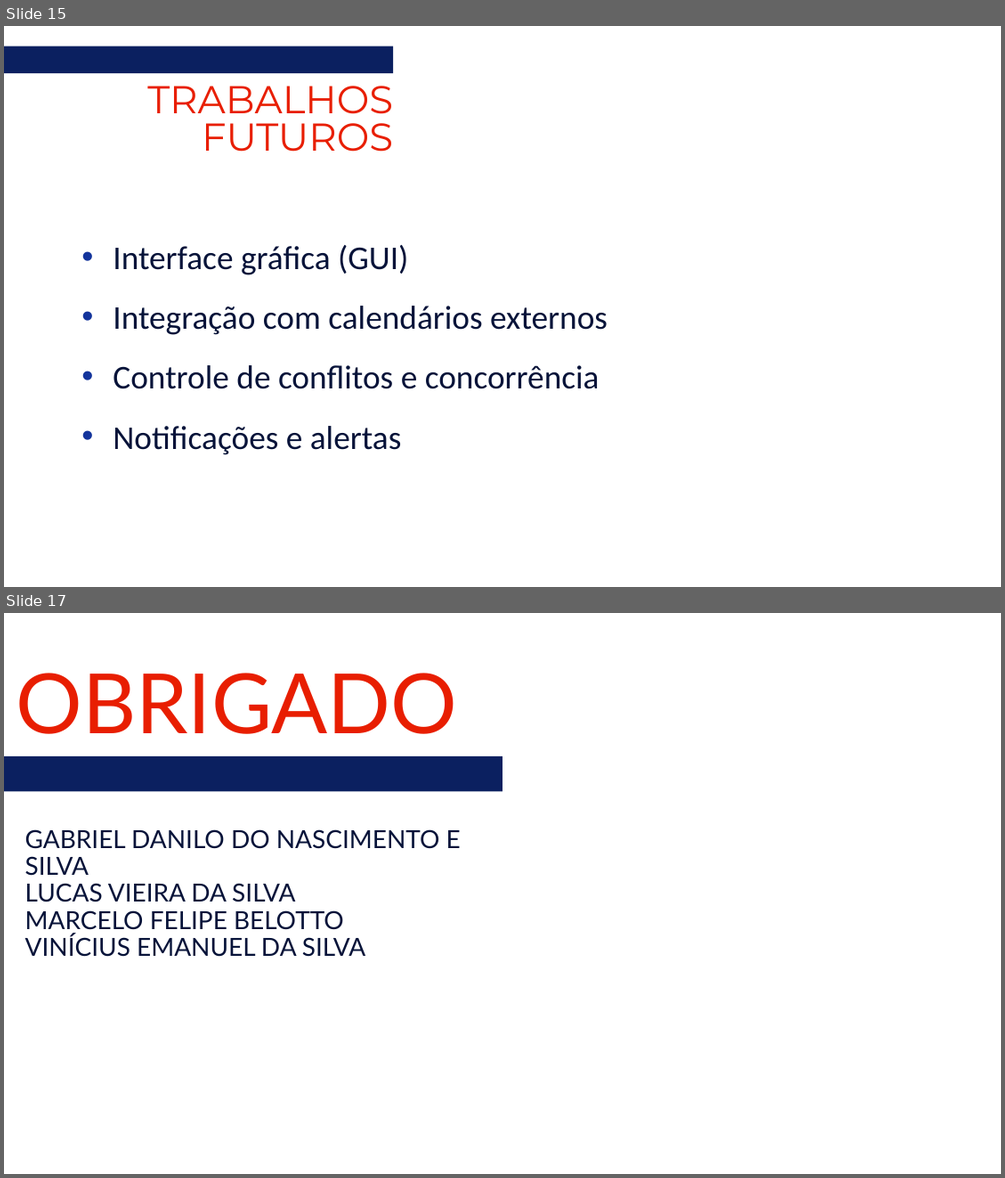
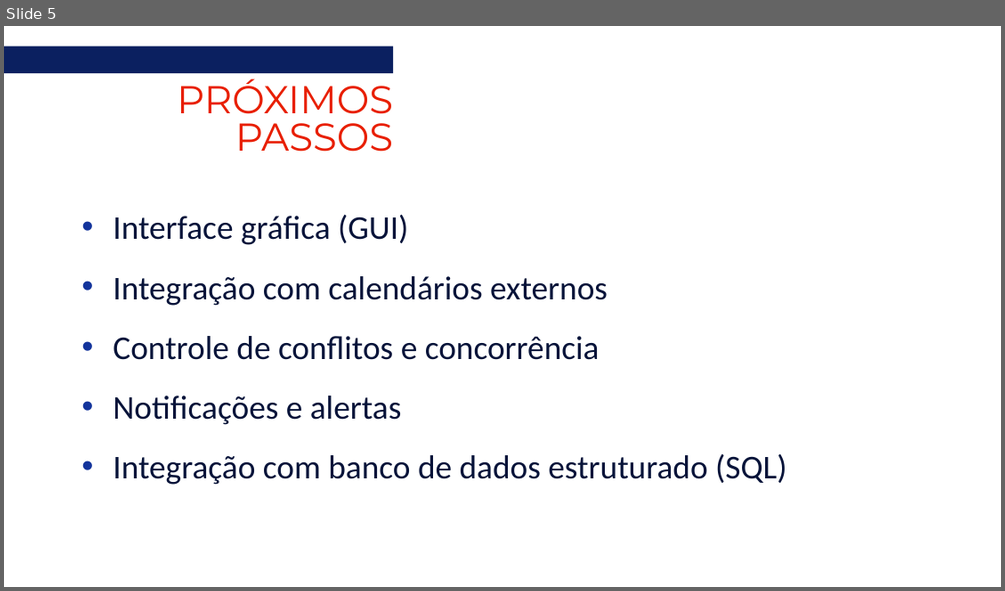
Before and after one commit to marcelo-belotto/projeto-ESI, a slide deck: docs/ReuniON.pptx. Shown one above the other, each under a label of ours: slides 15 and 17 before the commit, slide 5 after it; the slides between them are not shown. The pictures are 1005x1178 and 1005x591 pixels, drawn with LibreOffice and Linux fonts; fonts in the diff are those of the drawing. Boxes give left, top, right and bottom in pixels: in the first picture for what was removed or moved away, otherwise in the second. Text is boxed around its words. In the diff, an @@ line names an element or a change of style, - is before the commit and + after.

```diff
--- a/docs/ReuniON.pptx
+++ b/docs/ReuniON.pptx
@@ slide 17 removed at <box>4,613,1001,1174</box>, background #FFFFFF @@
@@ title removed at <box>16,673,457,734</box> @@
-OBRIGADO
@@ rectangle removed at <box>4,756,502,791</box> @@
@@ subtitle removed at <box>25,829,461,957</box> @@
-GABRIEL DANILO DO NASCIMENTO E SILVA
-LUCAS VIEIRA DA SILVA
-MARCELO FELIPE BELOTTO
-VINÍCIUS EMANUEL DA SILVA
@@ what was slide 15 is now slide 5 @@
@@ slide 5 changed as well @@
@@ text at <box>177,79,393,151</box>: text changed @@
-TRABALHOS FUTUROS
+PRÓXIMOS PASSOS
@@ subtitle at <box>113,454,787,484</box>: paragraph added @@
+• Integração com banco de dados estruturado (SQL)
```
Also in this commit, not shown: 2 other slides changed, 2 slides added, 13 other slides removed, 30 other files.
